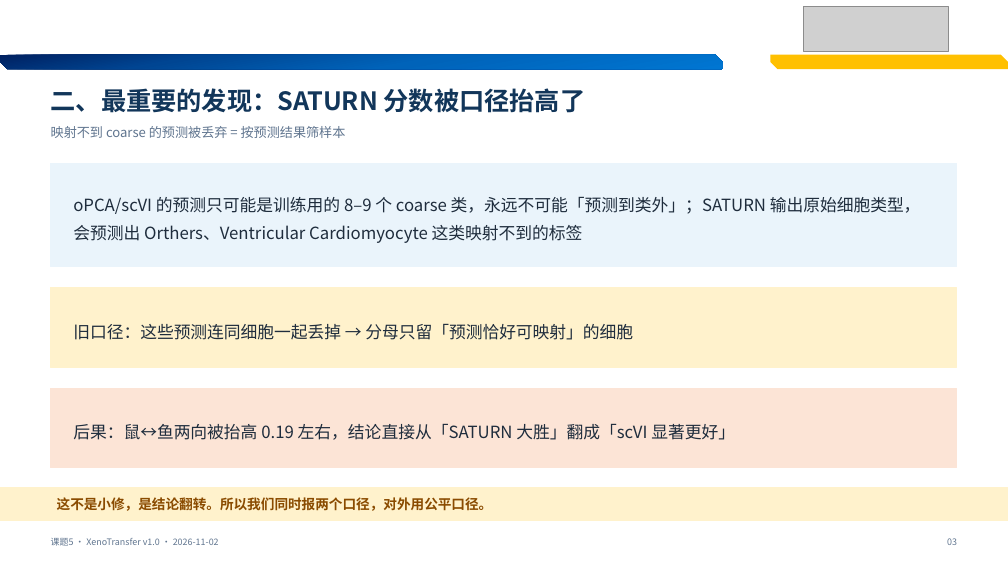
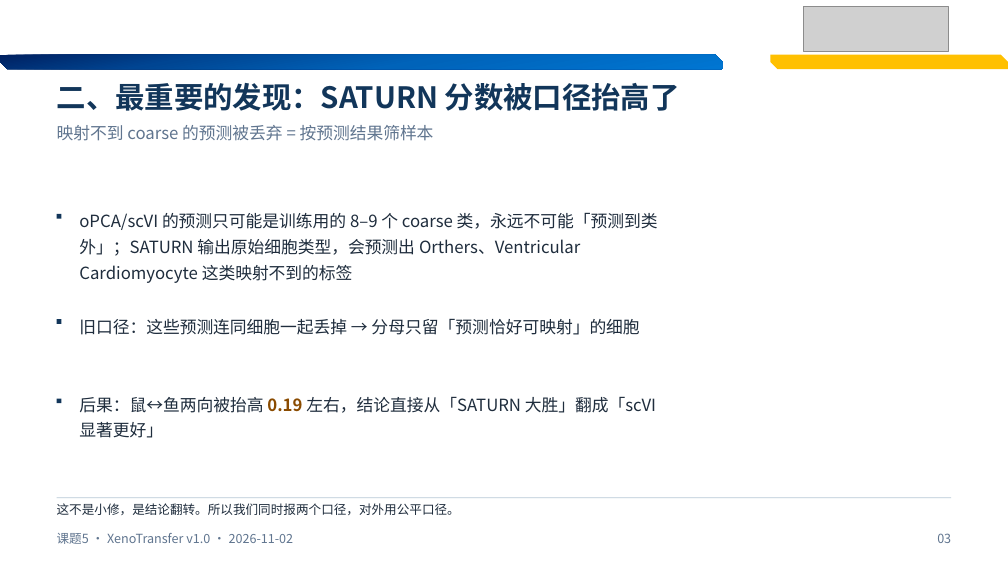
Before and after one commit to bernis-web/course5-prep, a slide deck: slide 3 of results/stage-reports-20261102/课题5-三场景结论与可复现闭环.pptx. Drawn at 1008x567 pixels with LibreOffice and Linux fonts; fonts in the diff are those of the drawing; grey boxes stand for pictures. Boxes give left, top, right and bottom in pixels: in the first picture for what was removed or moved away, otherwise in the second. Text is boxed around its words. In the diff, an @@ line names an element or a change of style, - is before the commit and + after.

Commit message:
PPT v2：去 AI 味重排（8 种版式 / 5 档字号 / 三线表）
治的是「同一个模板套 15 页」这个病根：
- 字号 8 种手调值(8.5/11.5/12.5/13/16/17/24/32) → 5 档几何级数(12/16/28/40/52)
- 版式 1 种 → 8 种（封面/全宽三线表/窄栏表/数字页/表+表下注/论述页/清单页/结论页）
- 8.5pt 28 处全部提到 12pt，未删列未拆页
- 表格改三线表，数字 Consolas 等宽右对齐
- 强调色 #8A4B00 只标结论词，撤掉每页米黄通栏
- 结论页整幅 #12365A 深蓝块

校模板 master/DEFAULT版式/15张背景图/校徽 全部保留；
341 个字符串逐字核对，0 缺失 0 新增；对比度全部 >=4.5:1。
已去掉对外期次标识（内部代号不进 PPT）。

含 render/v2 全页渲染 + gray 灰度 + thumb 缩略 + 3 页 before/after + 视觉改造说明。

```diff
--- a/results/stage-reports-20261102/课题5-三场景结论与可复现闭环.pptx
+++ b/results/stage-reports-20261102/课题5-三场景结论与可复现闭环.pptx
@@ text "二、最重要的发现：SATURN 分数被口径抬高了" at <box>57,83,680,111</box>: size 24 to 28 pt; line spacing 1 to 30.8pt @@
@@ text "映射不到 coarse 的预测被丢弃 = 按预测结果筛样本" at <box>57,125,434,141</box>: size 12.5 to 16 pt; line spacing 1 to 19.2pt; vertical alignment middle to top @@
@@ rectangle removed at <box>51,163,957,266</box> @@
@@ text "oPCA/scVI 的预测只可能是训练用的 8–9 个 coarse ..." at <box>79,212,658,283</box>: line spacing 1.4 to 24.8pt; vertical alignment middle to top @@
@@ text "oPCA/scVI 的预测只可能是训练用的 8–9 个 coarse ...": place and size @@
-text "oPCA/scVI 的预测只可能是训练用的 8–9 个 coarse ..." at <box>73,197,921,243</box>
+text "oPCA/scVI 的预测只可能是训练用的 8–9 个 coarse ..." at <box>79,212,658,283</box>
@@ rectangle added at <box>57,214,61,219</box>, fill #12365A @@
@@ rectangle removed at <box>51,288,957,368</box> @@
@@ rectangle added at <box>57,319,61,324</box>, fill #12365A @@
@@ text "旧口径：这些预测连同细胞一起丢掉 → 分母只留「预测恰好可映射」的细胞" at <box>79,318,639,335</box>: line spacing 1.4 to 24.8pt; vertical alignment middle to top @@
@@ rectangle added at <box>57,399,61,403</box>, fill #12365A @@
@@ text "后果：鼠↔鱼两向被抬高 0.19 左右，结论直接从「SATURN 大胜」翻成「scVI 显著更好」": place and size @@
-text "后果：鼠↔鱼两向被抬高 0.19 左右，结论直接从「SATURN 大胜」翻成「scVI 显著更好」" at <box>73,423,735,440</box>
+text "后果：鼠↔鱼两向被抬高 0.19 左右，结论直接从「SATURN 大胜」翻成「scVI 显著更好」" at <box>79,396,656,438</box>
@@ text "后果：鼠↔鱼两向被抬高 0.19 左右，结论直接从「SATURN 大胜」翻成「scVI 显著更好」" at <box>79,396,656,438</box>: text colour #1F2D3D to #8A4B00, bold on in "0.19"; line spacing 1.4 to 24pt; vertical alignment middle to top @@
@@ rectangle removed at <box>0,488,1008,521</box> @@
@@ text "这不是小修，是结论翻转。所以我们同时报两个口径，对外用公平口径。" at <box>57,503,460,515</box>: size 13 to 12 pt, text colour #8A4B00 to #1F2D3D, bold off; line spacing 1 to 14.4pt; vertical alignment middle to top @@
@@ rectangle: place and size @@
-rectangle at <box>51,389,957,468</box>
+rectangle at <box>57,498,951,498</box>
@@ rectangle at <box>57,498,951,498</box>: fill #FCE4D6 to #B7C9D6; outline #FCE4D6 1 pt to none @@
@@ text "课题5 · XenoTransfer v1.0 · ..." at <box>57,533,294,544</box>: size 8.5 to 12 pt; line spacing 1 to 14.4pt; vertical alignment middle to top @@
@@ text "03" at <box>937,533,951,543</box>: size 8.5 to 12 pt; line spacing 1 to 14.4pt; vertical alignment middle to top @@
```
Also in this commit, not shown: 14 other slides changed, 23 other files.
